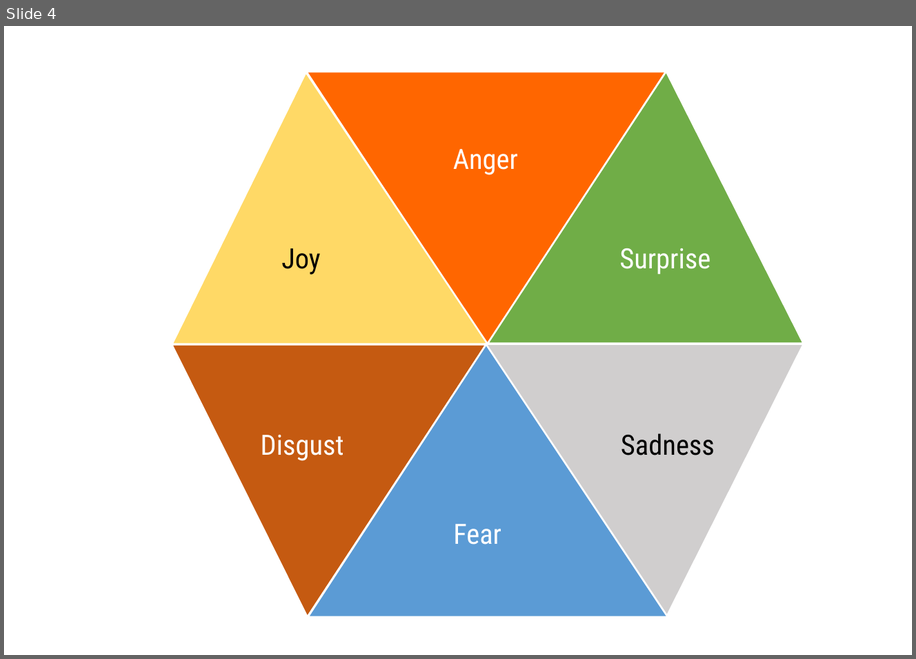
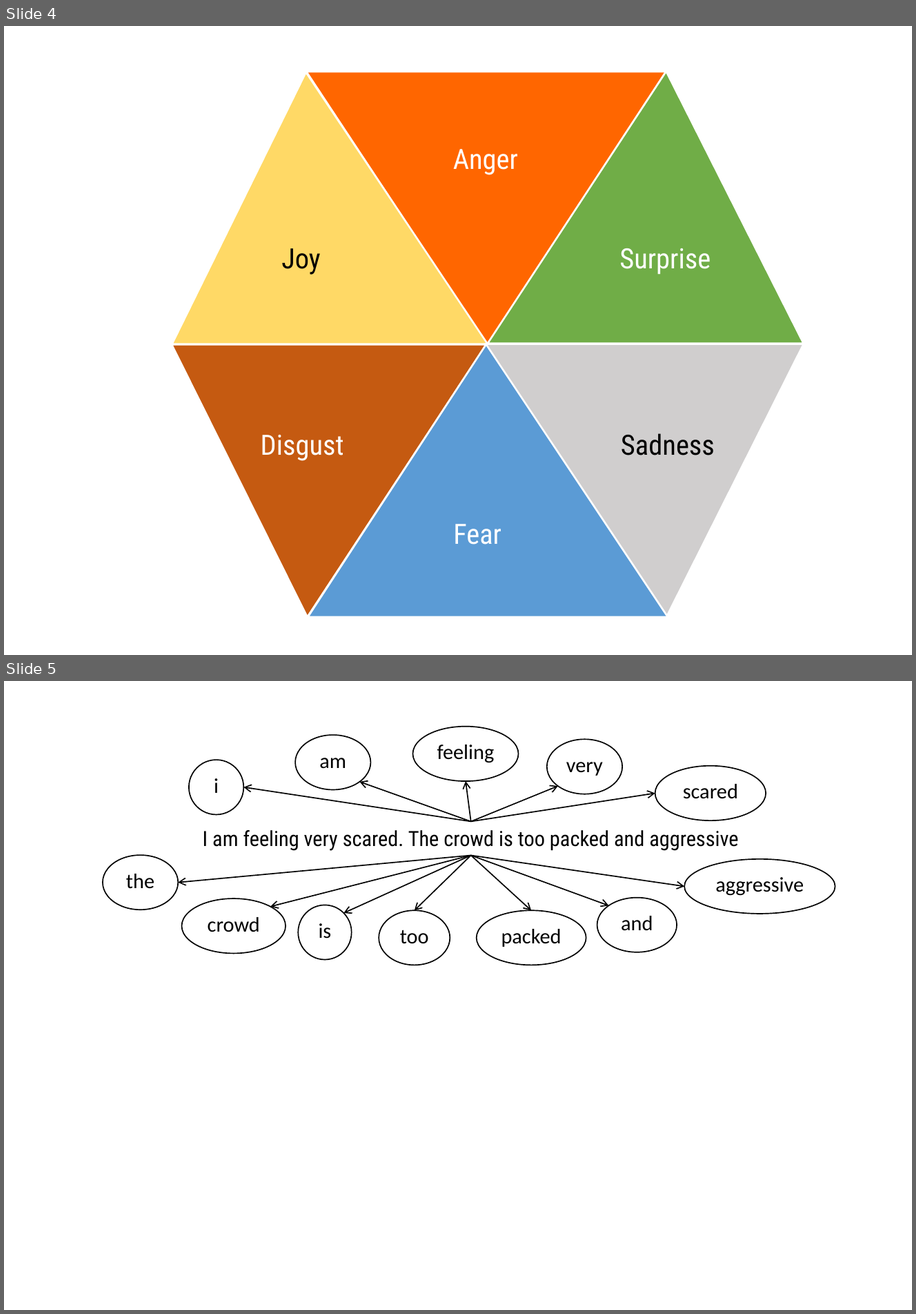
Before and after one commit to romyngo/mcm-thesis, a slide deck: Drawings/Drawing.pptx. Shown one above the other, each under a label of ours: slide 4 before the commit, slides 4 and 5 after it. The pictures are 916x659 and 916x1314 pixels, drawn with LibreOffice and Linux fonts; fonts in the diff are those of the drawing. Boxes give left, top, right and bottom in pixels: in the first picture for what was removed or moved away, otherwise in the second. Text is boxed around its words. In the diff, an @@ line names an element or a change of style, - is before the commit and + after.

```diff
--- a/Drawings/Drawing.pptx
+++ b/Drawings/Drawing.pptx
@@ slide 5 added at bbox=[4, 681, 912, 1310], background #FFFFFF @@
@@ group added at bbox=[103, 727, 835, 965]: 12 ellipses, 12 arrows, 1 text @@
+I am feeling very scared. The crowd is too packed and aggressive
+i
+am
+feeling
+very
+scared
+the
+crowd
+is
+too
+packed
+and
+aggressive
```
Also in this commit, not shown: 1 slide changed.
